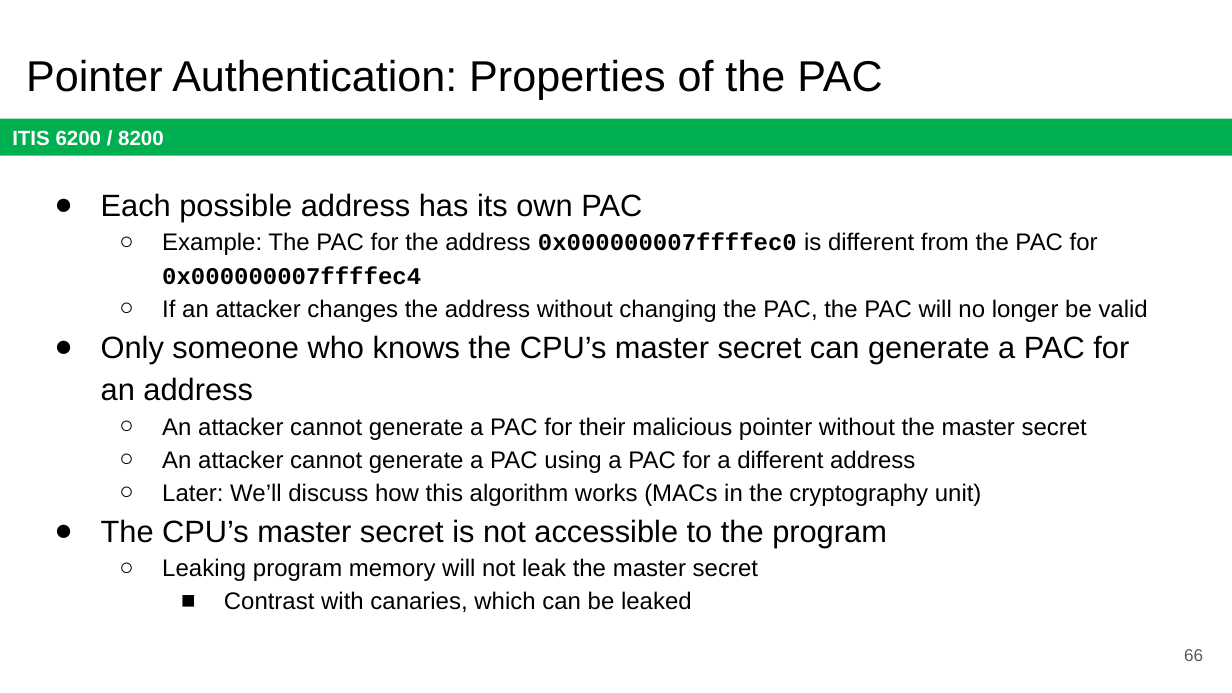
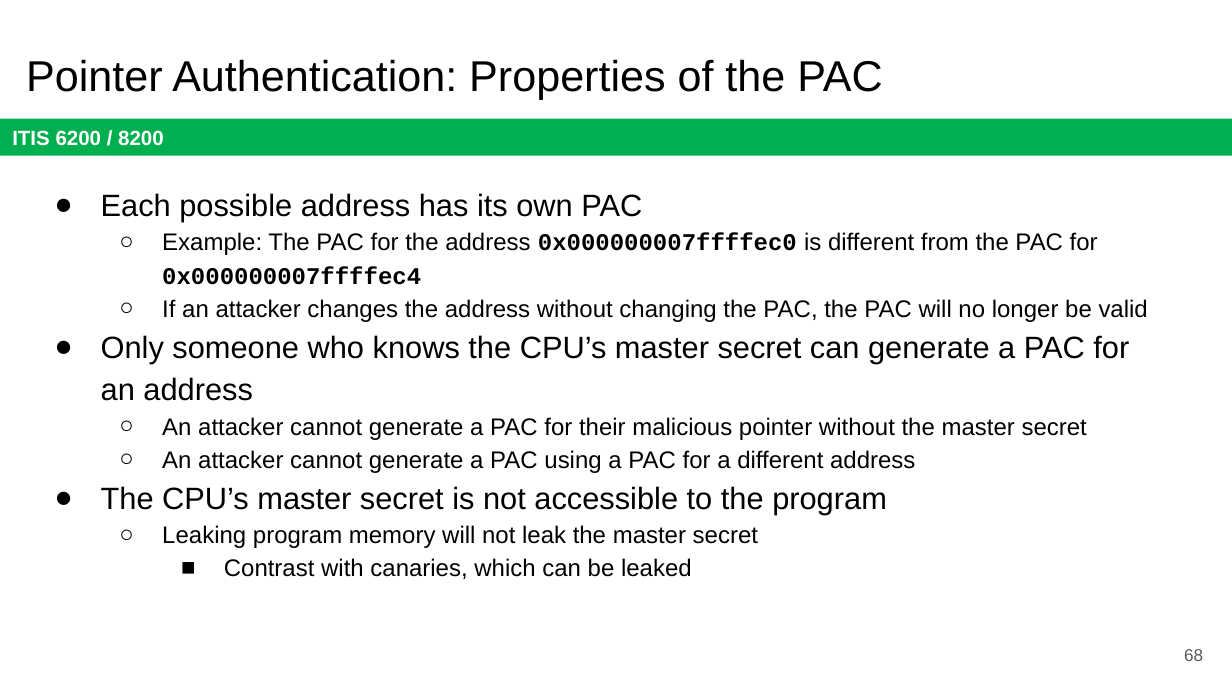
Before and after one commit to jx5c/github.io, a slide deck: slide 68 of teaching/ITIS6200/2023fa/lectures/lec21.Mitigating Memory Safety Vulnerabilities.pptx (slide 66 before the commit). Drawn at 1232x693 pixels with LibreOffice and Linux fonts; fonts in the diff are those of the drawing. Boxes give left, top, right and bottom in pixels: in the first picture for what was removed or moved away, otherwise in the second. Text is boxed around its words. In the diff, an @@ line names an element or a change of style, - is before the commit and + after.

```diff
--- a/teaching/ITIS6200/2023fa/lectures/lec21.Mitigating Memory Safety Vulnerabilities.pptx
+++ b/teaching/ITIS6200/2023fa/lectures/lec21.Mitigating Memory Safety Vulnerabilities.pptx
@@ text at box(162, 483, 982, 506): paragraph removed @@
-  ○ Later: We’ll discuss how this algorithm works (MACs in the cryptography unit)
```
Also in this commit, not shown: 7 other slides changed, 2 slides added, 1 slide removed, 2 other files.
